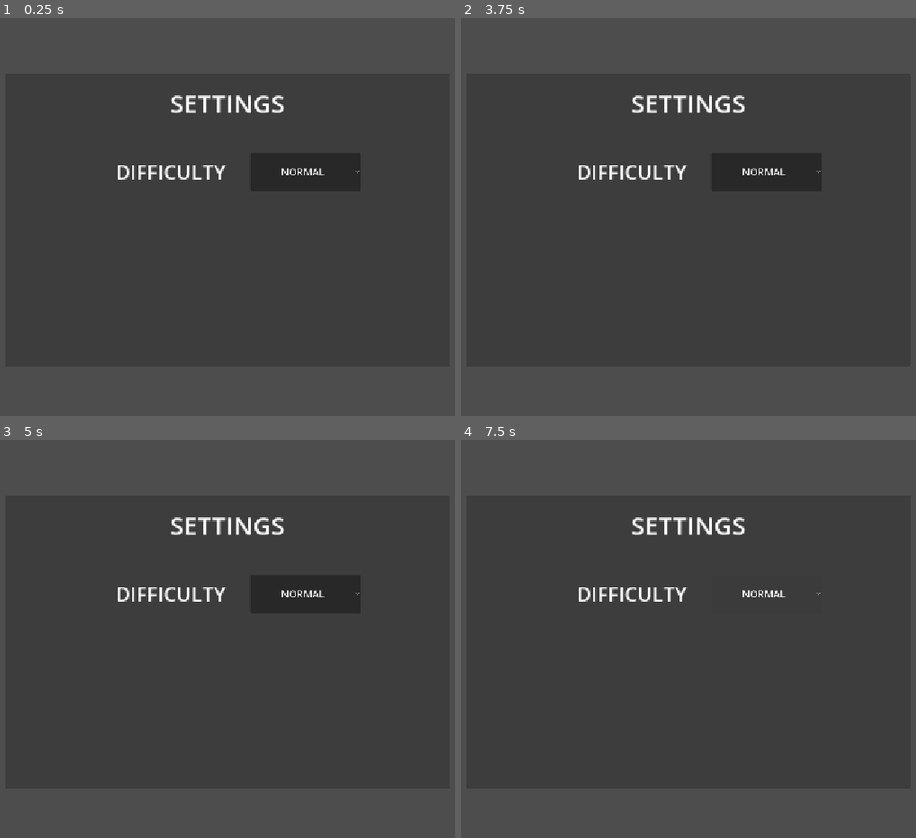
Above: before the commit, frames 1-4 (two rows, left to right).
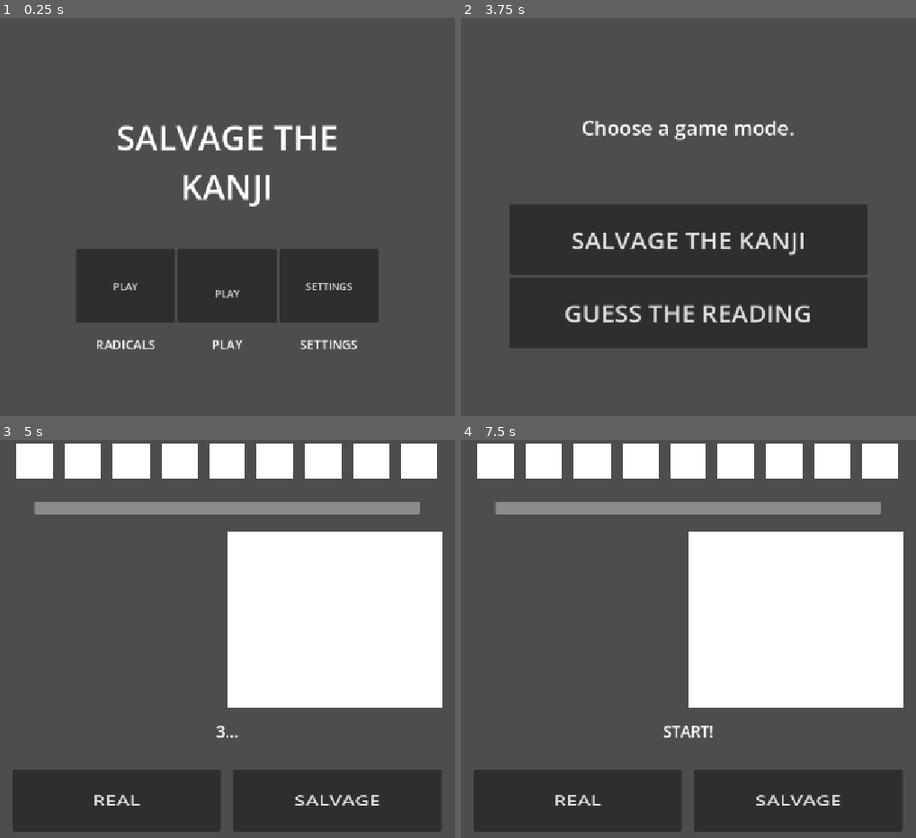
Above: after the commit, the same moments.

Repository: LeYohan-rgb/salvage_the_kanji
Game: Godot game, scene res://Scenes/initial_screen.tscn
Two runs of this game, one before a commit and one after it. Both use one fixed random seed, a clock stepped at 60 frames per second and the inputs below.
Inputs (mouse positions are in pixels of both pictures, inside the frame that each line leads up to):
- Up to frame 1 (0.25 s): no input
- Up to frame 2 (3.75 s): click "SETTINGS" at 0.5 s; click (893, 89) at 1.25 s, where only the run after the commit has a clickable "X"; click "PLAY" at 2 s; click "PLAY" at 2.75 s; click "PLAY" at 3.5 s
- Up to frame 3 (5 s): click (227, 662) at 4.25 s, where only the run after the commit has a clickable "SALVAGE THE KANJI"
- Up to frame 4 (7.5 s): click (579, 802) at 5 s, where only the run after the commit has a clickable "REAL"; click (688, 706) at 5.75 s, where only the run before the commit has a clickable "PLAY"; click (797, 595) at 6.5 s, where only the run before the commit has a clickable "NORMAL"; click (797, 595) at 7.25 s, where only the run before the commit has a clickable "NORMAL"

The runs differ from the first frame. In frame 1, 6.1% of the frame differs, in the area x 21-80%, y 19-84%; in frame 2, 6.2%; in frame 3, 41%; in frame 4, 41%, in the area x 2-98%, y 0-99%.

Commit message:
Added timer per kanji

Diff:
--- a/Scenes/initial_screen.tscn
+++ b/Scenes/initial_screen.tscn
@@ -133,7 +133,8 @@
 layout_mode = 2
 size_flags_horizontal = 3
 
-[node name="Control" type="Control" parent="." unique_id=909876103]
+[node name="settings_menu" type="Control" parent="." unique_id=909876103]
+visible = false
 layout_mode = 1
 anchors_preset = 8
 anchor_left = 0.5
@@ -147,7 +148,7 @@
 grow_horizontal = 2
 grow_vertical = 2
 
-[node name="ColorRect" type="ColorRect" parent="Control" unique_id=618512681]
+[node name="ColorRect" type="ColorRect" parent="settings_menu" unique_id=618512681]
 layout_mode = 1
 anchors_preset = 15
 anchor_right = 1.0
@@ -156,19 +157,19 @@
 grow_vertical = 2
 color = Color(0.24115604, 0.24115604, 0.24115604, 1)
 
-[node name="VBoxContainer" type="VBoxContainer" parent="Control" unique_id=1416525328]
-layout_mode = 1
-anchors_preset = 15
-anchor_right = 1.0
-anchor_bottom = 1.0
-grow_horizontal = 2
-grow_vertical = 2
-
-[node name="Control" type="Control" parent="Control/VBoxContainer" unique_id=1716874955]
-layout_mode = 2
-size_flags_vertical = 3
-
-[node name="Label" type="Label" parent="Control/VBoxContainer/Control" unique_id=387238681]
+[node name="VBoxContainer" type="VBoxContainer" parent="settings_menu" unique_id=1416525328]
+layout_mode = 1
+anchors_preset = 15
+anchor_right = 1.0
+anchor_bottom = 1.0
+grow_horizontal = 2
+grow_vertical = 2
+
+[node name="Control" type="Control" parent="settings_menu/VBoxContainer" unique_id=1716874955]
+layout_mode = 2
+size_flags_vertical = 3
+
+[node name="Label" type="Label" parent="settings_menu/VBoxContainer/Control" unique_id=387238681]
 layout_mode = 1
 anchors_preset = 8
 anchor_left = 0.5
@@ -184,16 +185,29 @@
 theme_override_font_sizes/font_size = 40
 text = "SETTINGS"
 
-[node name="settings" type="VBoxContainer" parent="Control/VBoxContainer" unique_id=1853491133]
+[node name="settings_close_button" type="Button" parent="settings_menu/VBoxContainer/Control" unique_id=1781439463]
+layout_mode = 1
+anchors_preset = 1
+anchor_left = 1.0
+anchor_right = 1.0
+offset_left = -57.75
+offset_bottom = 51.0
+grow_horizontal = 0
+offset_transform_enabled = true
+offset_transform_scale = Vector2(0.7, 0.7)
+theme_override_font_sizes/font_size = 32
+text = "X"
+
+[node name="settings" type="VBoxContainer" parent="settings_menu/VBoxContainer" unique_id=1853491133]
 layout_mode = 2
 size_flags_vertical = 3
 size_flags_stretch_ratio = 4.0
 
-[node name="difficulty_container" type="HBoxContainer" parent="Control/VBoxContainer/settings" unique_id=643305515]
-layout_mode = 2
-size_flags_vertical = 3
-
-[node name="Label" type="Label" parent="Control/VBoxContainer/settings/difficulty_container" unique_id=955672434]
+[node name="difficulty_container" type="HBoxContainer" parent="settings_menu/VBoxContainer/settings" unique_id=643305515]
+layout_mode = 2
+size_flags_vertical = 3
+
+[node name="Label" type="Label" parent="settings_menu/VBoxContainer/settings/difficulty_container" unique_id=955672434]
 layout_mode = 2
 size_flags_horizontal = 3
 theme_override_font_sizes/font_size = 32
@@ -201,7 +215,7 @@
 horizontal_alignment = 2
 vertical_alignment = 1
 
-[node name="OptionButton" type="OptionButton" parent="Control/VBoxContainer/settings/difficulty_container" unique_id=692101824]
+[node name="OptionButton" type="OptionButton" parent="settings_menu/VBoxContainer/settings/difficulty_container" unique_id=692101824]
 layout_mode = 2
 size_flags_horizontal = 3
 offset_transform_enabled = true
@@ -218,14 +232,15 @@
 popup/item_2/text = "HARD"
 popup/item_2/id = 2
 
-[node name="HBoxContainer2" type="HBoxContainer" parent="Control/VBoxContainer/settings" unique_id=610496497]
-layout_mode = 2
-size_flags_vertical = 3
-
-[node name="HBoxContainer3" type="HBoxContainer" parent="Control/VBoxContainer/settings" unique_id=389364816]
+[node name="HBoxContainer2" type="HBoxContainer" parent="settings_menu/VBoxContainer/settings" unique_id=610496497]
+layout_mode = 2
+size_flags_vertical = 3
+
+[node name="HBoxContainer3" type="HBoxContainer" parent="settings_menu/VBoxContainer/settings" unique_id=389364816]
 layout_mode = 2
 size_flags_vertical = 3
 
 [connection signal="pressed" from="main_container/VBoxContainer/button_container/VBoxContainer/btn_container/play_btn" to="." method="_on_play_btn_pressed"]
 [connection signal="pressed" from="main_container/VBoxContainer/button_container/VBoxContainer/btn_container/settings_btn" to="." method="_on_settings_btn_pressed"]
-[connection signal="item_selected" from="Control/VBoxContainer/settings/difficulty_container/OptionButton" to="." method="_on_option_button_item_selected"]
+[connection signal="pressed" from="settings_menu/VBoxContainer/Control/settings_close_button" to="." method="_on_settings_close_button_pressed"]
+[connection signal="item_selected" from="settings_menu/VBoxContainer/settings/difficulty_container/OptionButton" to="." method="_on_option_button_item_selected"]
--- a/Scenes/salvage_arena.tscn
+++ b/Scenes/salvage_arena.tscn
@@ -12,6 +12,9 @@
 script = ExtResource("1_nmltm")
 
 [node name="timers" type="Node2D" parent="." unique_id=311871870]
+
+[node name="kanji_timer" type="Timer" parent="timers" unique_id=1940681114]
+one_shot = true
 
 [node name="starting_countdown" type="Label" parent="." unique_id=1104842281]
 layout_mode = 0
@@ -114,6 +117,7 @@
 grow_vertical = 2
 offset_transform_enabled = true
 offset_transform_scale = Vector2(0.9, 0.3)
+value = 100.0
 show_percentage = false
 
 [node name="kanji_container" type="HBoxContainer" parent="main_container/center_container" unique_id=1488369412]
--- a/Scripts/initial_screen.gd
+++ b/Scripts/initial_screen.gd
@@ -1,6 +1,6 @@
 extends Control
 
-
+@onready var settings_menu = $settings_menu
 # Called when the node enters the scene tree for the first time.
 func _ready() -> void:
 	pass # Replace with function body.
@@ -16,9 +16,13 @@
 
 
 func _on_settings_btn_pressed() -> void:
-	pass # Replace with function body.
+	settings_menu.show()
 
 
 func _on_option_button_item_selected(index: int) -> void:
 	Global.game_mode = index
 	print(index)
+
+
+func _on_settings_close_button_pressed() -> void:
+	settings_menu.hide()
--- a/Scripts/salvage_arena.gd
+++ b/Scripts/salvage_arena.gd
@@ -3,13 +3,25 @@
 
 @onready var begin_game_timer = $timers/begin_game_timer
 @onready var message_lbl = $main_container/center_container/message_container/message_label
+@onready var kanji_timer = $timers/kanji_timer
+@onready var kanji_time_bar = $main_container/center_container/time_container/time_bar
+
+#GAME VARIABLES
+var game_ten_kanji_dictionary = {}
+var time_per_kanji : float = 10.0
+var game_running = false
+
+
 # Called when the node enters the scene tree for the first time.
 func _ready() -> void:
+	kanji_time_bar.max_value = time_per_kanji
+	kanji_time_bar.value = time_per_kanji
 	begin_starting_countdown()
 
 # Called every frame. 'delta' is the elapsed time since the previous frame.
 func _process(delta: float) -> void:
-	pass
+	if game_running:
+		kanji_time_bar.value = (kanji_timer.time_left)
 
 func begin_starting_countdown():
 	message_lbl.text = "3..."
@@ -26,4 +38,29 @@
 	kanji_config()
 
 func kanji_config():
-	pass
+
+	#THIS IS THE PART WHERE KANJI ARE SELECTED ACCORDING TO DIFFICULTY
+	#CURRENTLY UNAVAILABLE DUE TO LOW NUMBER OF KANJI
+
+	var kanji_randomized_index = Global.kanji.keys()
+	kanji_randomized_index.shuffle()
+
+	for i in range(10):
+		game_ten_kanji_dictionary[i] = {
+			"kanji_index" = kanji_randomized_index[i],
+			"true_or_false" = true,
+		}
+
+	print(game_ten_kanji_dictionary)
+
+	game_running = true
+	#START WITH THE FIRST KANJI
+	reproduce_kanji(game_ten_kanji_dictionary[0])
+
+func reproduce_kanji(kanji):
+	kanji_timer.start(time_per_kanji)
+
+	if kanji["true_or_false"] == true:
+		pass
+	else:
+		pass
